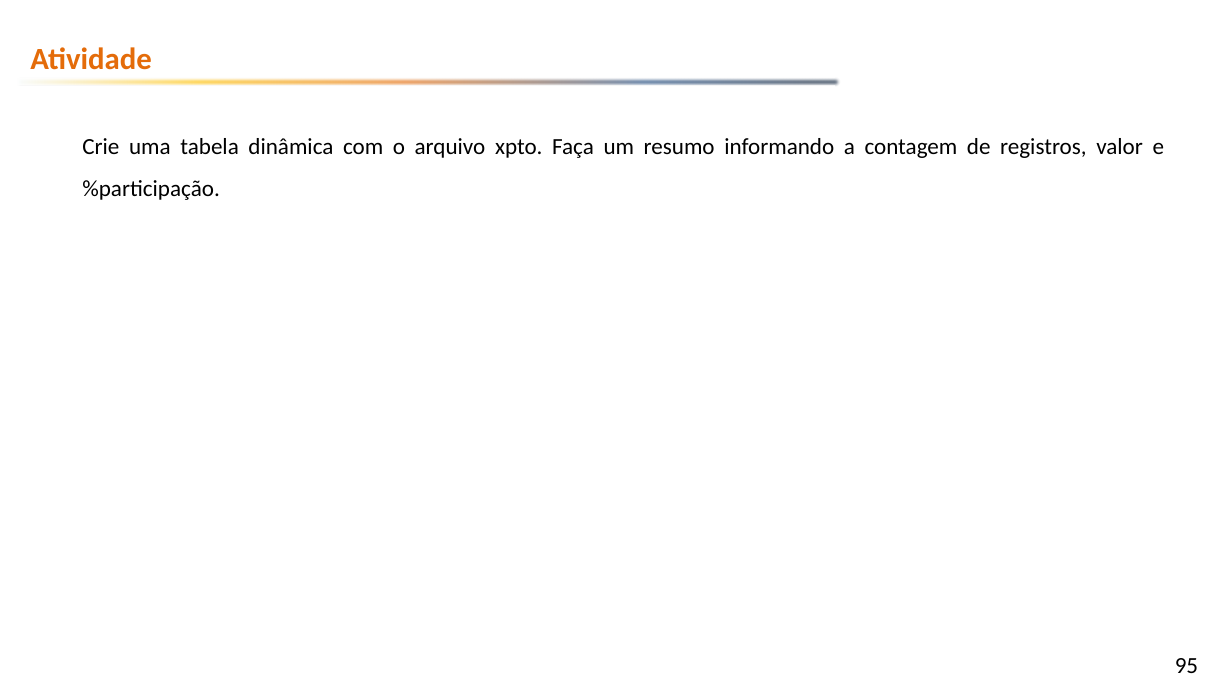
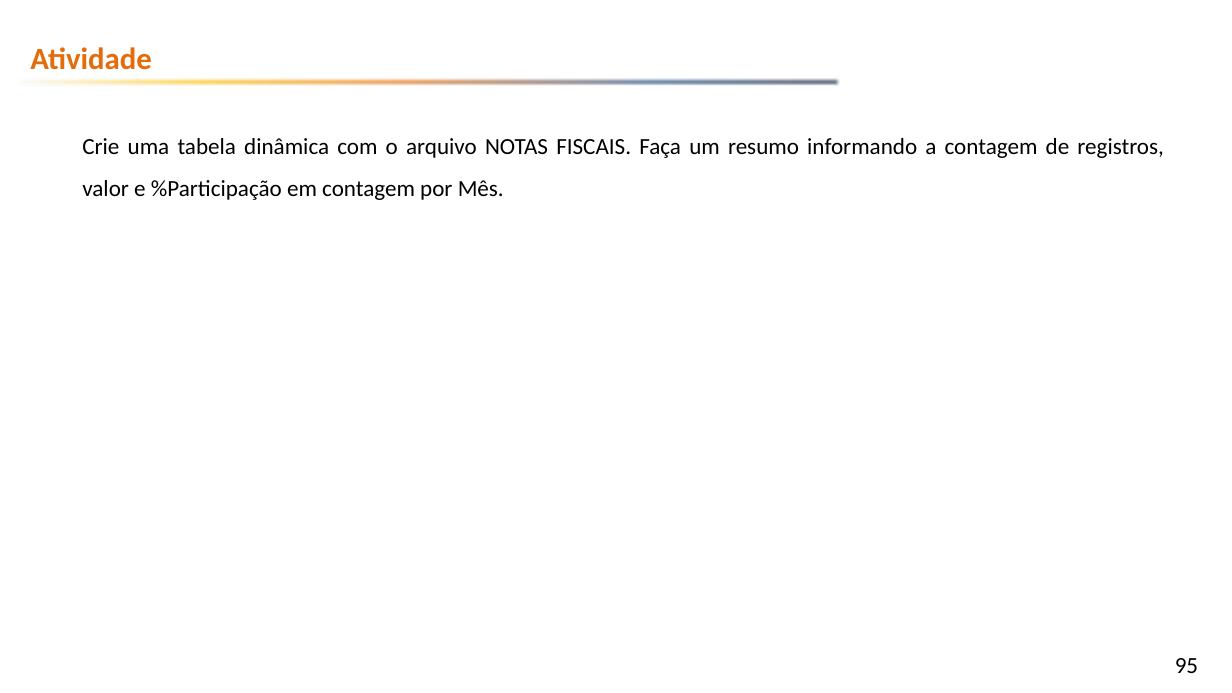
Before and after one commit to emerson-fenrir/Excel_Basico, a slide deck: slide 95 of Professor/Aula3.pptx. Drawn at 1232x693 pixels with LibreOffice and Linux fonts; fonts in the diff are those of the drawing; background and template pictures are left out. Boxes give left, top, right and bottom in pixels: in the first picture for what was removed or moved away, otherwise in the second. Text is boxed around its words. In the diff, an @@ line names an element or a change of style, - is before the commit and + after.

```diff
--- a/Professor/Aula3.pptx
+++ b/Professor/Aula3.pptx
@@ text at (82, 138, 1163, 200): text changed @@
-Crie uma tabela dinâmica com o arquivo xpto. Faça um resumo informando a contagem de registros, valor e %participação.
+Crie uma tabela dinâmica com o arquivo NOTAS FISCAIS. Faça um resumo informando a contagem de registros, valor e %Participação em contagem por Mês.
```
Also in this commit, not shown: 4 other slides changed, 3 slides added, 13 other files.
